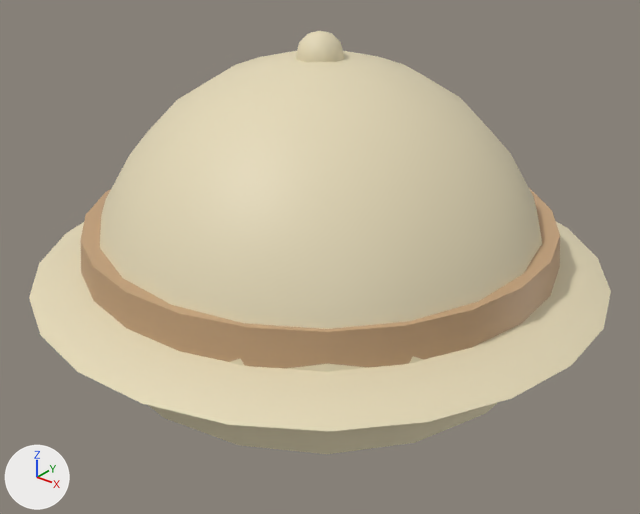
Two versions of the FBX model Assets/CPW/Resources/Models/Clothes/desert_head.fbx, one commit apart.
Both versions are drawn from a 50 mm camera at (1.536, -1.921, 1.303) aimed at (0.042, -0.054, 0.145). The axes (+X, +Y, +Z) are drawn at lower left. The lights are the same throughout. The first picture is the older version. Where no turn or scale is listed for an object, it has been applied to the vertices.

The first picture shows 'desert_head'.
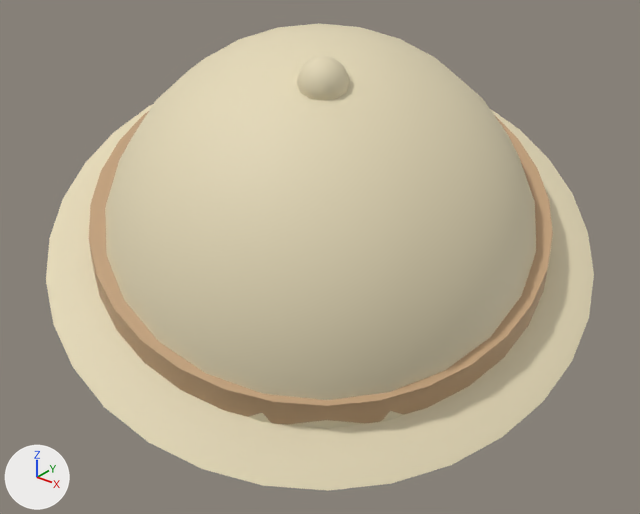
The change, as a diff of the scene's bpy script:
```diff
--- a/Assets/CPW/Resources/Models/Clothes/desert_head.fbx.py
+++ b/Assets/CPW/Resources/Models/Clothes/desert_head.fbx.py
@@ mat_t_leather__brown @@
+mat_t_leather__brown = principled_material('T_leather__brown')
+mat_t_leather__brown.base_color = (0.541, 0.353, 0.196)  # brown #c2a07a
@@ mat_t_canvas__khaki @@
+mat_t_canvas__khaki = principled_material('T_canvas__khaki')
+mat_t_canvas__khaki.base_color = (0.784, 0.698, 0.478)  # beige #e5dab8
+mat_t_canvas__khaki.roughness = 0.65
@@ me_desert_head @@
 # used by ob_desert_head; location = (0.0, 0.0, 0.0)
-me_desert_head.from_pydata(...)  # 289 vertices, 544 faces; spans x -0.86..0.86, y -0.86..0.86, z -0.06..0.8
-me_desert_head.materials.append(mat_khaki)  # beige #e5dab8
-me_desert_head.materials.append(mat_brown)  # brown #c2a07a
+me_desert_head.from_pydata(...)  # 407 vertices, 776 faces; spans x -0.74..0.8, y -0.79..0.73, z -0.23..0.81
+# me_desert_head part 1: the loose piece of 141 vertices spanning x -0.71..0.71, y -0.72..0.72, z -0.06..0.73 is rebuilt with 64 vertices and now spans x -0.59..0.7, y -0.7..0.57, z -0.04..0.63, in mat_t_leather__brown (brown #c2a07a)
+# me_desert_head part 2: a new loose piece of 193 vertices spanning x -0.62..0.66, y -0.67..0.62, z -0.23..0.81, in mat_t_canvas__khaki (beige #e5dab8)
+# me_desert_head part 3: a new loose piece of 86 vertices spanning x 0.13..0.26, y -0.29..-0.17, z 0.67..0.8, in mat_t_canvas__khaki (beige #e5dab8)
+# me_desert_head part 4: a new loose piece of 64 vertices spanning x -0.74..0.8, y -0.79..0.73, z -0.15..0.56, in mat_t_canvas__khaki (beige #e5dab8)
+# me_desert_head part 5: the loose piece of 52 vertices spanning x -0.07..0.07, y -0.07..0.07, z 0.66..0.8 is deleted
+# me_desert_head part 6
+# 96 vertices are removed from x -0.86..0.86, y -0.86..0.86, z 0.1..0.26
+# 184 faces are deleted
+me_desert_head.materials.append(mat_t_canvas__khaki)  # beige #e5dab8
+me_desert_head.materials.append(mat_t_leather__brown)  # brown #c2a07a
```

Location of each change, (x1, y1, x2, y2) in pixels of the pictures (640 x 514 px):
'desert_head', reshaped (11% taller)
    before: (29, 31, 611, 454)
    after: (46, 23, 594, 491)
part 1 of me_desert_head, rebuilt
    before: (100, 51, 542, 454)
    after: (89, 111, 553, 425)
part 2 of me_desert_head, added (beige)
    after: (105, 23, 536, 429)
part 3 of me_desert_head, added (beige)
    after: (297, 56, 350, 100)
part 4 of me_desert_head, added (beige)
    after: (46, 104, 594, 491)
part 5 of me_desert_head, deleted (beige)
    before: (296, 31, 344, 62)
part 6 of me_desert_head, deleted
    before: (29, 188, 611, 431)
